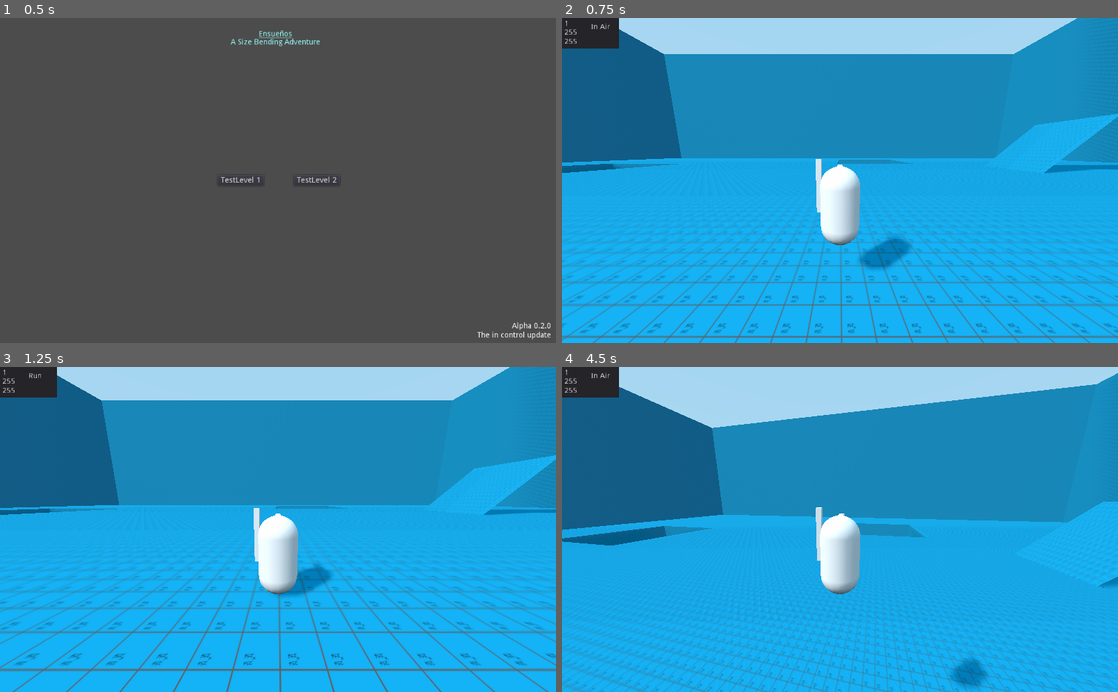
Above: before the commit, frames 1-4 (two rows, left to right).
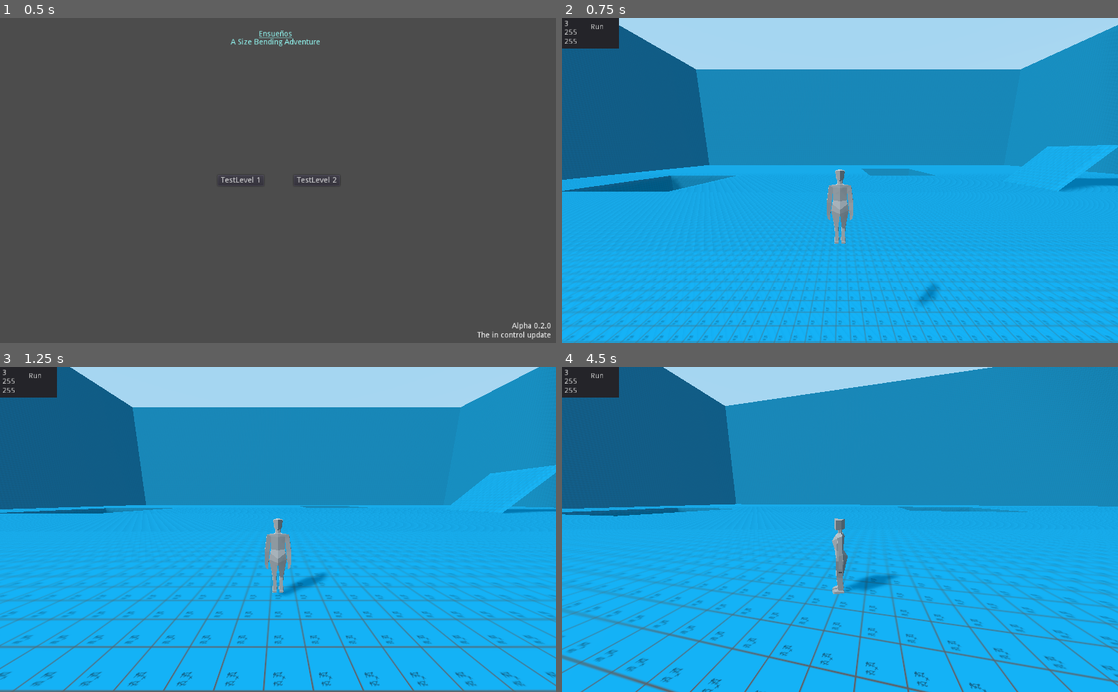
Above: after the commit, the same moments.

Repository: Valcuda/D.K.P.
Game: Godot game, scene res://Scenes/Test Levels/Title_Test.tscn
The game is run twice, just before and just after one commit, with the same random seed, the same clock (stepped at 60 frames per second) and the same inputs.
Inputs (mouse positions are in pixels of both pictures, inside the frame that each line leads up to):
- Up to frame 1 (0.5 s): no input
- Up to frame 2 (0.75 s): click "TestLevel 2" at 0.5 s
- Up to frame 3 (1.25 s): no input
- Up to frame 4 (4.5 s): move the mouse to (867, 529) at 1.27 s; hold Space (Move_jump) 1.28-2.03 s; hold W (Move_forward) 1.28-2.78 s; move the mouse to (812, 529) at 2.02 s; tap Middle mouse button (CamControlToggle) at 2.1 s; tap Space (Move_jump) at 2.27, 2.3, 2.57, 3.6, 3.77, 4.07 s; move the mouse to (895, 458) at 2.77 s; hold D (Move_right) 2.78-3.53 s; hold Space (Move_jump) 2.78-3.53 s; tap Shift (Move_run) at 2.85 s; move the mouse to (812, 594) at 3.52 s; hold W (Move_forward) 3.53-4.28 s; move the mouse to (1006, 578) at 4.27 s; hold A (Move_left) from 4.28 s (still down); hold Middle mouse button (CamControlToggle) from 4.28 s (still down)

Frame 1 is identical in both runs. In frame 2, 22% of the frame differs, in the area x 0-100%, y 0-100%; in frame 3, 19%; in frame 4, 24%.

Commit message:
Started Making Daniela

Diff:
--- a/Dev/Players/BasePlayerControler.gd
+++ b/Dev/Players/BasePlayerControler.gd
@@ -71,20 +71,6 @@
 
 	spring_arm.rotation.x = clamp(spring_arm.rotation.x, deg2rad(camLowerBound), deg2rad(camUpperBound))
 	pass
-
-	#Ignore this code
-#	run()
-#	var input_vector = get_input_vector()
-#	var LastInputVector = input_vector
-#	#var direction = get_direction(input_vector)
-#	apply_movement(input_vector, direction, delta)
-#	apply_friction(direction, delta)
-#	apply_gravity(delta)
-#	update_snap_vector()
-#	jump()
-#	apply_controller_rotation()
-#	spring_arm.rotation.x = clamp(spring_arm.rotation.x, deg2rad(camLowerBound), deg2rad(camUpperBound))
-#	velocity = move_and_slide_with_snap(velocity,  snap_vector, Vector3.UP, true)
 
 
 func get_direction(input_vector):
--- /dev/null
+++ b/Dev/Players/Daniela/Camera.gd
@@ -0,0 +1,33 @@
+extends Camera
+
+pass
+
+var scrollSensitivity : float = FreeAccessInfo.CameraScrollSensitivity
+
+var cameraDistance: float = -5.0
+var mindistance : float = FreeAccessInfo.CameraMinDistance
+var maxdistance : float = FreeAccessInfo.CameraMaxDistance
+
+onready var camorbit = get_parent()
+
+#Debug
+var clamp_camera_dist : bool = true
+
+func _input(event):
+
+	if Input.is_action_pressed("Camera_zoomIn"):
+		cameraDistance = cameraDistance + scrollSensitivity
+	if Input.is_action_pressed("Camera_zoomOut"):
+		cameraDistance = cameraDistance - scrollSensitivity
+
+	if clamp_camera_dist == true:
+		cameraDistance = clamp(cameraDistance, maxdistance, mindistance)
+
+	camorbit.cameraDistance = cameraDistance
+
+
+func _physics_process(delta):
+	self.translation.z = cameraDistance
+
+	if Input.is_key_pressed(16777352) and FreeAccessInfo.Debug == true:
+		clamp_camera_dist = false
--- /dev/null
+++ b/Dev/Players/Daniela/CameraOrbit.gd
@@ -0,0 +1,65 @@
+extends Spatial
+
+export var debug = true
+
+var lookSensitivity : float = FreeAccessInfo.CameraOrbitSensitivity
+
+var minLookAngle : float = FreeAccessInfo.CameraMinLookAngle
+var maxLookAngle : float = FreeAccessInfo.CameraMaxLookAngle
+
+export var cameraDistance : float = 1.0
+
+var mouseDelta : Vector2 = Vector2()
+
+var clamp_camera_view : bool = true
+var camera_controls : bool = true
+
+onready var player = get_parent()
+onready var cam = get_node("Camera")
+
+
+func _ready():
+	Input.set_mouse_mode(Input.MOUSE_MODE_CAPTURED)
+
+func _input(event):
+
+	if event is InputEventMouseMotion:
+		mouseDelta = event.relative
+
+
+func _process(delta):
+
+	lookSensitivity = FreeAccessInfo.CameraOrbitSensitivity - (-cameraDistance * 0.1)
+
+	if Input.is_action_just_pressed("Camera_rot"):
+		if camera_controls == false:
+			camera_controls = true
+			Input.set_mouse_mode(Input.MOUSE_MODE_CAPTURED)
+		else:
+			camera_controls = false
+			Input.set_mouse_mode(Input.MOUSE_MODE_VISIBLE)
+
+	if camera_controls == true:
+		var rot = Vector3(mouseDelta.y, mouseDelta.x, 0) * lookSensitivity * delta
+
+		rotation_degrees.x += rot.x
+		if clamp_camera_view == true:
+			rotation_degrees.x = clamp(rotation_degrees.x, minLookAngle - cam.cameraDistance, maxLookAngle)
+
+		#player.rotation_degrees.y -= rot.y
+		rotation_degrees.y -= rot.y
+
+		mouseDelta = Vector2()
+
+
+	if debug == true:
+		if Input.is_action_just_pressed("Move_forward"):
+			snapToPlay()
+
+	if Input.is_key_pressed(16777351) and FreeAccessInfo.Debug == true:
+		clamp_camera_view = false
+
+func snapToPlay():
+	player.rotation_degrees.y += rotation_degrees.y
+	rotation_degrees.y = 0
+	pass
--- /dev/null
+++ b/Dev/Players/Daniela/PlayerBaseTest_Material.tres
@@ -0,0 +1,7 @@
+[gd_resource type="SpatialMaterial" format=2]
+
+[resource]
+flags_vertex_lighting = true
+distance_fade_mode = 2
+distance_fade_min_distance = 0.0
+distance_fade_max_distance = 3.0
--- /dev/null
+++ b/Dev/Players/Daniela/PlayerBase_Daniela.gd
@@ -0,0 +1,40 @@
+class_name PlayerBase_0 extends MainPlayerController_0
+
+#DONT CHANGE THE GAME ID.
+#This allows the character to be easily ported into another game.
+const GameID: int = 0
+
+var CharacterID: int = 20
+
+func _onready():
+	pass
+
+
+func _physics_process(delta):
+	nonlinear_player_controler()
+	pass
+
+#This is basically a finite state machine, minus the GUI, cause Godot doesn't allow for easy FNMs
+func nonlinear_player_controler():
+	match cur_state:
+		CurState.RUN:
+			if Input.is_action_just_pressed("Move_jump") and canJump and is_on_floor():
+				snap_vector = Vector3.ZERO
+				velocity.y = jump_impulse
+				has_jumped = true
+				velocity = move_and_slide_with_snap(velocity,  snap_vector, Vector3.UP, true)
+				change_state(CurState.JUMP)
+
+			if not is_on_floor():
+				change_state(CurState.INAIR)
+
+		CurState.INAIR:
+			if is_on_floor():
+				change_state(CurState.RUN)
+
+
+	pass
+
+func change_state(state):
+	cur_state = state
+	pass
--- /dev/null
+++ b/Dev/Players/Daniela/Player_Daniela.tscn
@@ -0,0 +1,58 @@
+[gd_scene load_steps=6 format=2]
+
+[ext_resource path="res://Dev/Coliders/HitBox.tscn" type="PackedScene" id=1]
+[ext_resource path="res://Assets/Models/fem-base model.obj" type="ArrayMesh" id=2]
+[ext_resource path="res://Dev/Players/BasePlayerControler.gd" type="Script" id=3]
+
+[sub_resource type="CapsuleShape" id=1]
+radius = 0.75
+height = 1.5
+
+[sub_resource type="BoxShape" id=2]
+extents = Vector3( 0.880684, 1.54684, 0.873157 )
+
+[node name="Player_Daniela" type="KinematicBody"]
+collision_layer = 2
+collision_mask = 261
+script = ExtResource( 3 )
+
+[node name="CollisionShape" type="CollisionShape" parent="."]
+transform = Transform( 1, 0, 0, 0, -4.37114e-08, -1, 0, 1, -4.37114e-08, 0, 0, 0 )
+shape = SubResource( 1 )
+
+[node name="Pivot" type="Position3D" parent="."]
+
+[node name="Melee Hitbox" parent="Pivot" instance=ExtResource( 1 )]
+collision_layer = 8
+collision_mask = 4
+gravity_vec = Vector3( 0, 0, 0 )
+
+[node name="CollisionShape" parent="Pivot/Melee Hitbox" index="0"]
+shape = SubResource( 2 )
+
+[node name="fem-base model" type="MeshInstance" parent="Pivot"]
+transform = Transform( 0.280193, 0, 0, 0, 0.280193, 0, 0, 0, 0.280193, 0, 0.242996, 0 )
+mesh = ExtResource( 2 )
+skeleton = NodePath("../..")
+material/0 = null
+
+[node name="airIntenter" type="RayCast" parent="Pivot"]
+transform = Transform( 1, 0, 0, 0, 1, 0, 0, 0, 1, 0, -1.3744, 0 )
+enabled = true
+debug_shape_thickness = 3.0
+
+[node name="SpringArm" type="SpringArm" parent="."]
+transform = Transform( -1, 1.51808e-08, -8.60946e-08, 0, 0.984808, 0.173648, 8.74228e-08, 0.173648, -0.984808, 0, 0.979488, 0 )
+spring_length = 6.0
+margin = 0.02
+
+[node name="Camera" type="Camera" parent="SpringArm"]
+transform = Transform( 1, 3.55271e-15, 2.38418e-07, -1.06581e-14, 1, 4.47035e-08, -2.38418e-07, -2.98023e-08, 1, 0, 0, 0 )
+doppler_tracking = 2
+fov = 90.0
+far = 600.0
+
+[node name="AudioStreamPlayer3D" type="AudioStreamPlayer3D" parent="."]
+transform = Transform( 1, 0, 0, 0, 1, 0, 0, 0, 1, 0, 1.09675, 0 )
+
+[editable path="Pivot/Melee Hitbox"]
--- a/Scenes/Test Levels/DebugGUI.gd
+++ b/Scenes/Test Levels/DebugGUI.gd
@@ -1,6 +1,6 @@
 extends Spatial
 
-onready var player = get_node("PlayerBaseTest")
+onready var player = get_node("Player_Daniela")
 onready var player_X = get_node("Debug GUI/Panel/Player X")
 onready var player_Y = get_node("Debug GUI/Panel/Player Y")
 onready var player_Z = get_node("Debug GUI/Panel/Player Z")
--- a/Scenes/Test Levels/TestLevel2.tscn
+++ b/Scenes/Test Levels/TestLevel2.tscn
@@ -1,8 +1,7 @@
-[gd_scene load_steps=8 format=2]
+[gd_scene load_steps=7 format=2]
 
-[ext_resource path="res://Dev/Players/BaseTest/PlayerBaseTest.tscn" type="PackedScene" id=1]
+[ext_resource path="res://Dev/Players/Daniela/Player_Daniela.tscn" type="PackedScene" id=1]
 [ext_resource path="res://Assets/Models/TestLevel_2.obj" type="ArrayMesh" id=2]
-[ext_resource path="res://Dev/Players/PlayerBase0.gd" type="Script" id=3]
 [ext_resource path="res://Scenes/Test Levels/DebugGUI.gd" type="Script" id=4]
 [ext_resource path="res://Assets/Textures/Dev/Blue256x256_tile.png" type="Texture" id=5]
 
@@ -29,12 +28,6 @@
 
 [node name="CollisionShape" type="CollisionShape" parent="MeshInstance/StaticBody"]
 shape = SubResource( 1 )
-
-[node name="PlayerBaseTest" parent="." instance=ExtResource( 1 )]
-transform = Transform( 1, 0, 0, 0, 1, 0, 0, 0, 1, -0.956459, 3.89611, 0.0380273 )
-script = ExtResource( 3 )
-jump_impulse = 30.0
-canRun = true
 
 [node name="DirectionalLight" type="DirectionalLight" parent="."]
 transform = Transform( 0.631826, 0.551176, 0.544977, 0, -0.703097, 0.711094, 0.77511, -0.449288, -0.444235, 11.5715, 6.70167, 9.28282 )
@@ -91,3 +84,6 @@
 margin_top = 10.0
 margin_right = 93.0
 margin_bottom = 24.0
+
+[node name="Player_Daniela" parent="." instance=ExtResource( 1 )]
+transform = Transform( 1, 0, 0, 0, 1, 0, 0, 0, 1, 15.7088, 10.8314, -8.72082 )
--- a/project.godot
+++ b/project.godot
@@ -17,7 +17,7 @@
 "base": "MainPlayerController_0",
 "class": "PlayerBase_0",
 "language": "GDScript",
-"path": "res://Dev/Players/PlayerBase0.gd"
+"path": "res://Dev/Players/Daniela/PlayerBase_Daniela.gd"
 } ]
 _global_script_class_icons={
 "MainPlayerController_0": "",
Not shown, added: Assets/Models/fem-base model.mtl
Not shown, added: Assets/Models/fem-base model.obj
Binary file added: Dev/Players/Daniela/Icon.png
Not shown, added: Assets/Models/project files/fem-base model(1) rigged.blend
